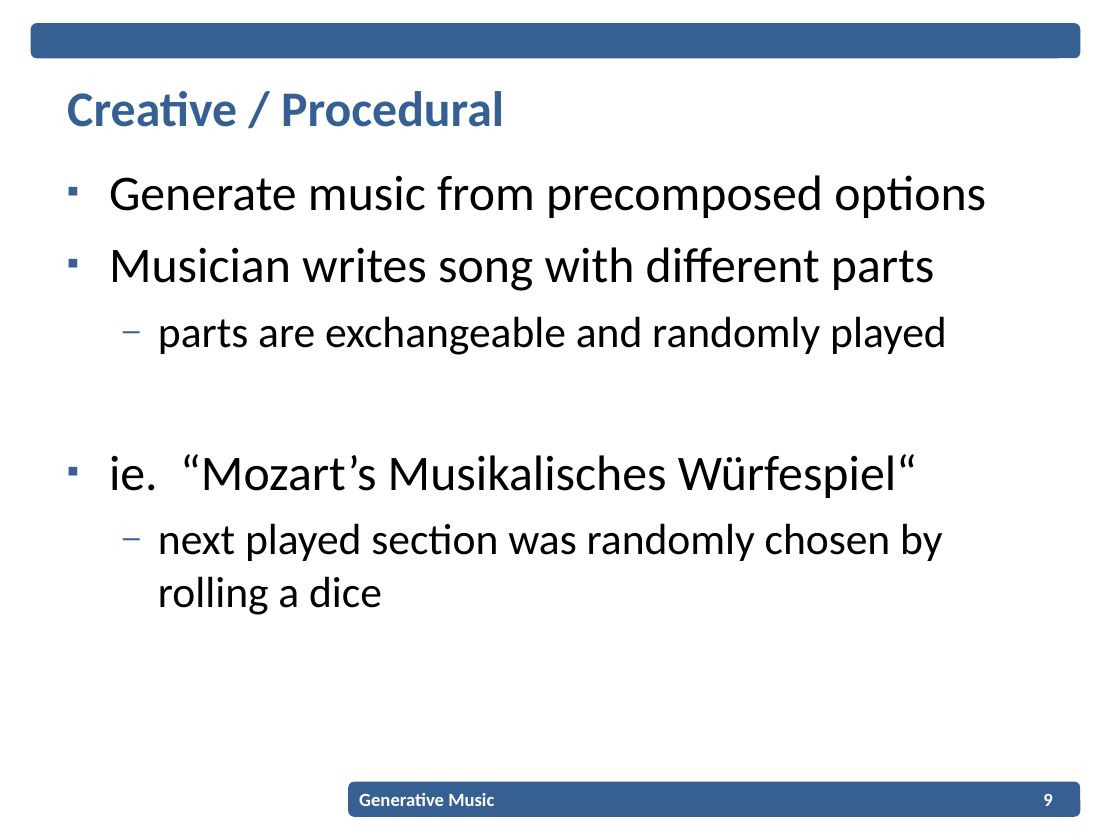
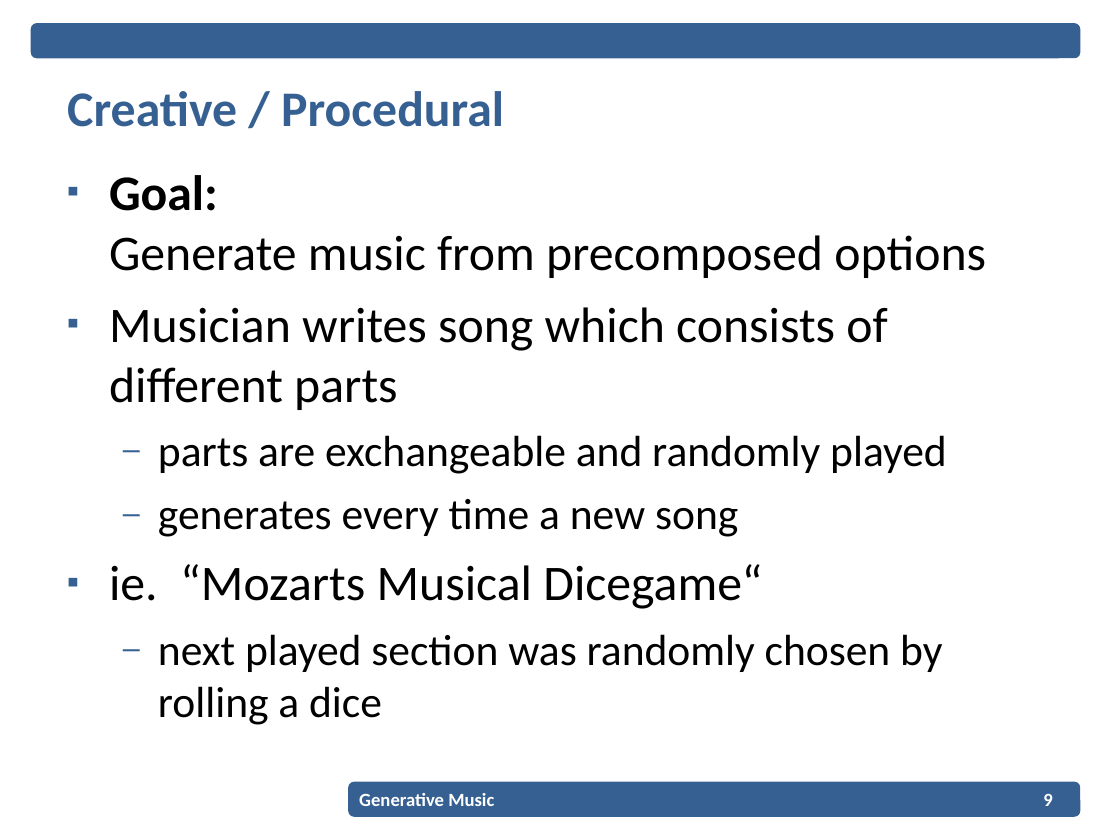
Before and after one commit to EPiCS/soundgates, a slide deck: slide 9 of documents/projectplan-presentation/Projectplan_Presentation.ppt. Drawn at 1120x840 pixels with LibreOffice and Linux fonts; fonts in the diff are those of the drawing; background and template pictures are left out. Boxes give left, top, right and bottom in pixels: in the first picture for what was removed or moved away, otherwise in the second. Text is boxed around its words. In the diff, an @@ line names an element or a change of style, - is before the commit and + after.

```diff
--- a/documents/projectplan-presentation/Projectplan_Presentation.ppt
+++ b/documents/projectplan-presentation/Projectplan_Presentation.ppt
@@ text at [109,175,986,410]: text changed @@
-▪ Generate music from precomposed options
-▪ Musician writes song with different parts
+▪ Goal:
+  Generate music from precomposed options
+▪ Musician writes song which consists of different parts
@@ text at [109,499,762,609]: text changed @@
-▪ ie. “Mozart’s Musikalisches Würfespiel“
+  – generates every time a new song
+▪ ie. “Mozarts Musical Dicegame“
```
Also in this commit, not shown: 8 other slides changed, 4 slides added, 3 slides removed, 1 other file.
